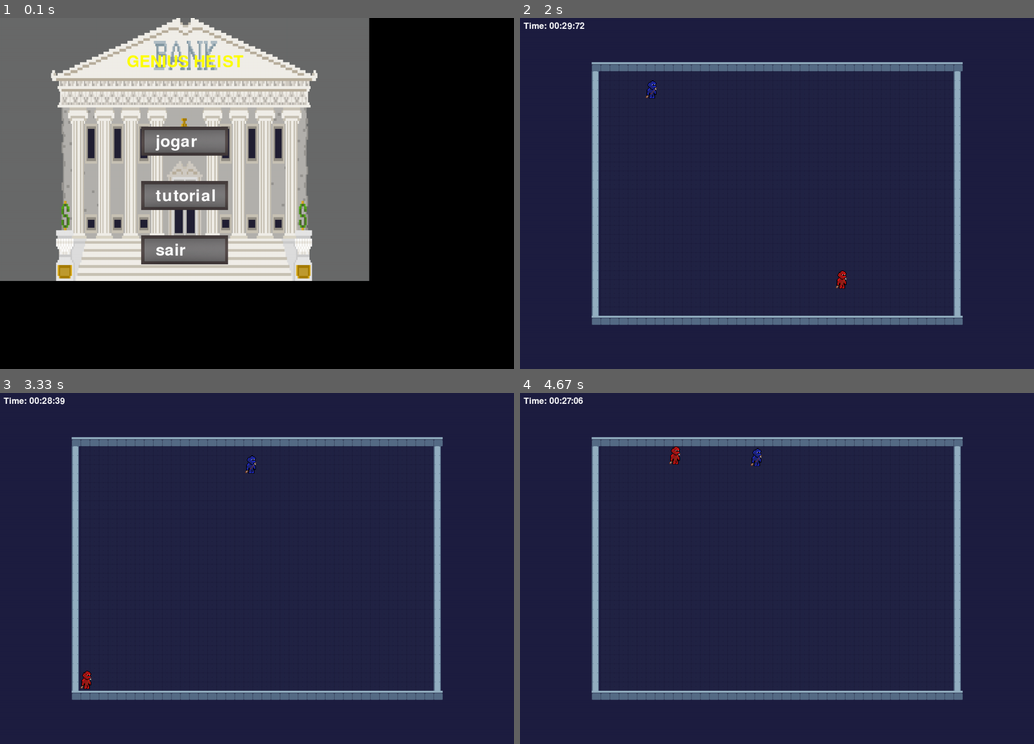
Above: before the commit, frames 1-4 (two rows, left to right).
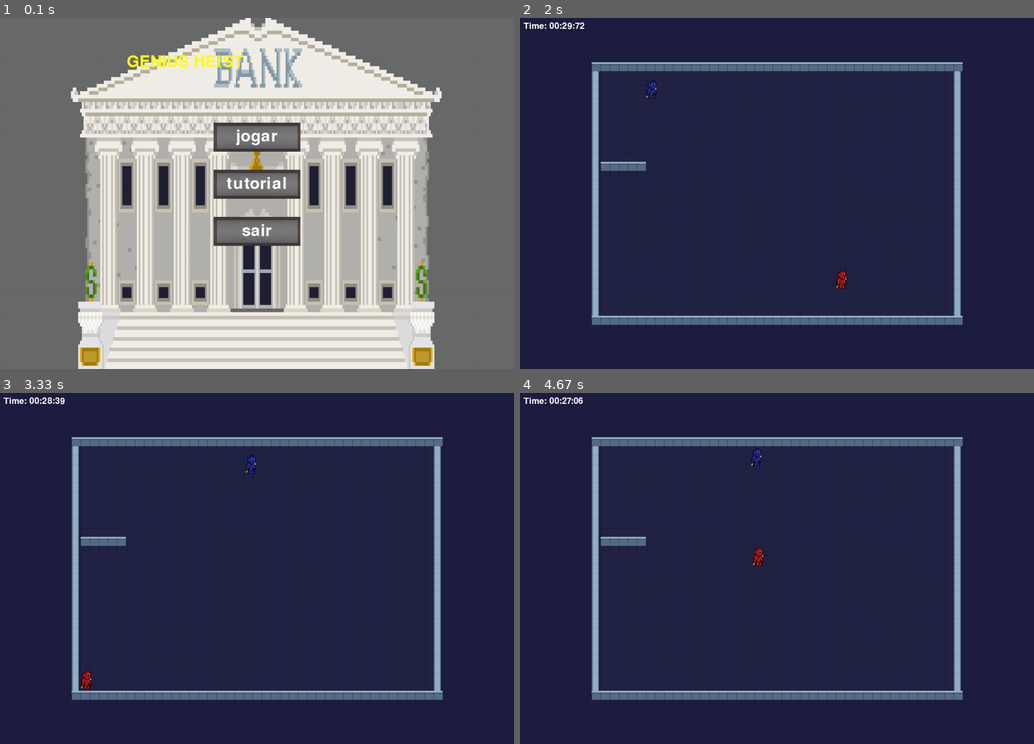
Above: after the commit, the same moments.

Repository: insper-classroom/devlife-23-1-projeto-pygame-gustavoc_sarti
Game: pygame game, started from main.py
The game is run twice, just before and just after one commit, with the same random seed, the same clock (stepped at 60 frames per second) and the same inputs.
Inputs (mouse positions are in pixels of both pictures, inside the frame that each line leads up to):
- Up to frame 1 (0.1 s): no input
- Up to frame 2 (2 s): click "GENIUS HEIST" at 0.38 s; click "jogar" at 1.72 s
- Up to frame 3 (3.33 s): hold Right 2-2.47 s; move the mouse to (133, 572) at 2.03 s; hold Left 2.5-3.03 s; hold A 2.5-3.03 s; hold Down from 3.07 s (still down); hold S from 3.07 s (still down)
- Up to frame 4 (4.67 s): release Down at 3.37 s; release S at 3.37 s; hold Up 3.83-4.2 s; hold W 3.83-4.2 s; hold Right from 4.23 s (still down); hold D from 4.23 s (still down)

The runs differ from the first frame. In frame 1, 79% of the frame differs, in the area x 0-100%, y 0-100%; in frame 2, 0.2%; in frame 3, 0.2%; in frame 4, 0.4%.

Commit message:
click nos botoes

Diff:
--- a/config.py
+++ b/config.py
@@ -15,7 +15,7 @@
     ['S',' ',' ',' ',' ',' ',' ',' ',' ',' ',' ',' ',' ',' ',' ',' ',' ',' ',' ',' ',' ',' ',' ',' ',' ',' ',' ',' ',' ',' ',' ',' ',' ',' ',' ',' ',' ',' ',' ',' ','S'],
     ['S',' ',' ',' ',' ',' ',' ',' ',' ',' ',' ',' ',' ',' ',' ',' ',' ',' ',' ',' ',' ',' ',' ',' ',' ',' ',' ',' ',' ',' ',' ',' ',' ',' ',' ',' ',' ',' ',' ',' ','S'],
     ['S',' ',' ',' ',' ',' ',' ',' ',' ',' ',' ',' ',' ',' ',' ',' ',' ',' ',' ',' ',' ',' ',' ',' ',' ',' ',' ',' ',' ',' ',' ',' ',' ',' ',' ',' ',' ',' ',' ',' ','S'],
-    ['S',' ',' ',' ',' ',' ',' ',' ',' ',' ',' ',' ',' ',' ',' ',' ',' ',' ',' ',' ',' ',' ',' ',' ',' ',' ',' ',' ',' ',' ',' ',' ',' ',' ',' ',' ',' ',' ',' ',' ','S'],
+    ['S','X','X','X','X','X',' ',' ',' ',' ',' ',' ',' ',' ',' ',' ',' ',' ',' ',' ',' ',' ',' ',' ',' ',' ',' ',' ',' ',' ',' ',' ',' ',' ',' ',' ',' ',' ',' ',' ','S'],
     ['S',' ',' ',' ',' ',' ',' ',' ',' ',' ',' ',' ',' ',' ',' ',' ',' ',' ',' ',' ',' ',' ',' ',' ',' ',' ',' ',' ',' ',' ',' ',' ',' ',' ',' ',' ',' ',' ',' ',' ','S'],
     ['S',' ',' ',' ',' ',' ',' ',' ',' ',' ',' ',' ',' ',' ',' ',' ',' ',' ',' ',' ',' ',' ',' ',' ',' ',' ',' ',' ',' ',' ',' ',' ',' ',' ',' ',' ',' ',' ',' ',' ','S'],
     ['S',' ',' ',' ',' ',' ',' ',' ',' ',' ',' ',' ',' ',' ',' ',' ',' ',' ',' ',' ',' ',' ',' ',' ',' ',' ',' ',' ',' ',' ',' ',' ',' ',' ',' ',' ',' ',' ',' ',' ','S'],
--- a/menu.py
+++ b/menu.py
@@ -18,8 +18,10 @@
         self.button = pygame.transform.scale(self.button, (240, 80))
 
         #Configura a imagem de fundo
-        self.background = pygame.image.load('assets/images/menu/bank-pygame.jpeg')
-        self.background = pygame.transform.scale(self.background,(1020,726))
+        background = pygame.image.load('assets/images/menu/bank-pygame.jpeg')
+        self.background = pygame.transform.scale(background,(1420,969))
+
+
 
         #Configura texto dos botões
         self.botoes = ['jogar','tutorial','sair']
@@ -27,48 +29,61 @@
         self.fonte = pygame.font.Font(self.fonte_padrao, 45)
         self.titulo = self.fonte.render('GENIUS HEIST', True, (255,255,0))
 
-    def desenha_menu(self):
-        self.window.blit(self.background,(0,0))
-        self.window.blit(self.titulo,(350,100))
-        for botoes in range(len(self.botoes)):
-            botao = self.fonte.render(f'{self.botoes[botoes]}', True, (255,255,255))
-            self.window.blit(self.button,(390,300+(150*botoes)))
-            self.window.blit(botao,(430,320+(150*botoes)))
+    def desenha_menu(self): #usamos o Chat GPT para a centralizacao
+        self.window.blit(self.background, (0, 0))
+        self.window.blit(self.titulo, (350, 100))
+
+        button_width, button_height = self.button.get_size()
+        y_start = (SCREEN_HEIGHT - (len(self.botoes) * (button_height + 50))) // 2
+
+        for i, label in enumerate(self.botoes):
+            botao = self.fonte.render(label, True, (255, 255, 255))
+            text_width, text_height = botao.get_size()
+
+            x_button = (SCREEN_WIDTH - button_width) // 2
+            y_button = y_start + i * (button_height + 50)
+            x_text = (SCREEN_WIDTH - text_width) // 2
+            y_text = y_button + (button_height - text_height) // 2
+
+            self.window.blit(self.button, (x_button, y_button))
+            self.window.blit(botao, (x_text, y_text))
+
         pygame.display.update()
 
     #Cria as funções que registram clicks nos botões da tela.
     def clique_jogar(self):
         if (
-            390 <= self.mouse_pos[0] and
-            self.mouse_pos[0] <= 390 + 240 and
-            300 <= self.mouse_pos[1] and
-            self.mouse_pos[1] <= 300 + 80
+            (SCREEN_WIDTH - 240) // 2 <= self.mouse_pos[0] and
+            self.mouse_pos[0] <= (SCREEN_WIDTH - 240) // 2 + 240 and
+            (SCREEN_HEIGHT - (len(self.botoes) * (80 + 50))) // 2 <= self.mouse_pos[1] and
+            self.mouse_pos[1] <= (SCREEN_HEIGHT - (len(self.botoes) * (80 + 50))) // 2 + 80
             ):
                 return True
         else:
-                return False
+            return False
 
     def clique_tutorial(self):
         if (
-            390 <= self.mouse_pos[0] and
-            self.mouse_pos[0] <= 390 + 240 and
-            450 <= self.mouse_pos[1] and
-            self.mouse_pos[1] <= 450 + 80
+            (SCREEN_WIDTH - 240) // 2 <= self.mouse_pos[0] and
+            self.mouse_pos[0] <= (SCREEN_WIDTH - 240) // 2 + 240 and
+            (SCREEN_HEIGHT - (len(self.botoes) * (80 + 50))) // 2 + (80 + 50) <= self.mouse_pos[1] and
+            self.mouse_pos[1] <= (SCREEN_HEIGHT - (len(self.botoes) * (80 + 50))) // 2 + 2 * (80 + 50)
             ):
                 return True
         else:
-                return False
+            return False
 
     def clique_sair(self):
         if (
-            390 <= self.mouse_pos[0] and
-            self.mouse_pos[0] <= 390 + 240 and
-            600 <= self.mouse_pos[1] and
-            self.mouse_pos[1] <= 600 + 80
+            (SCREEN_WIDTH - 240) // 2 <= self.mouse_pos[0] and
+            self.mouse_pos[0] <= (SCREEN_WIDTH - 240) // 2 + 240 and
+            (SCREEN_HEIGHT - (len(self.botoes) * (80 + 50))) // 2 + 2 * (80 + 50) <= self.mouse_pos[1] and
+            self.mouse_pos[1] <= (SCREEN_HEIGHT - (len(self.botoes) * (80 + 50))) // 2 + 3 * (80 + 50)
             ):
                 return True
         else:
-                return False
+            return False
+
 
     #Atualiza as informações do menu conforme o usuario interagir com a tela.
     def atualiza_estado_menu(self):
